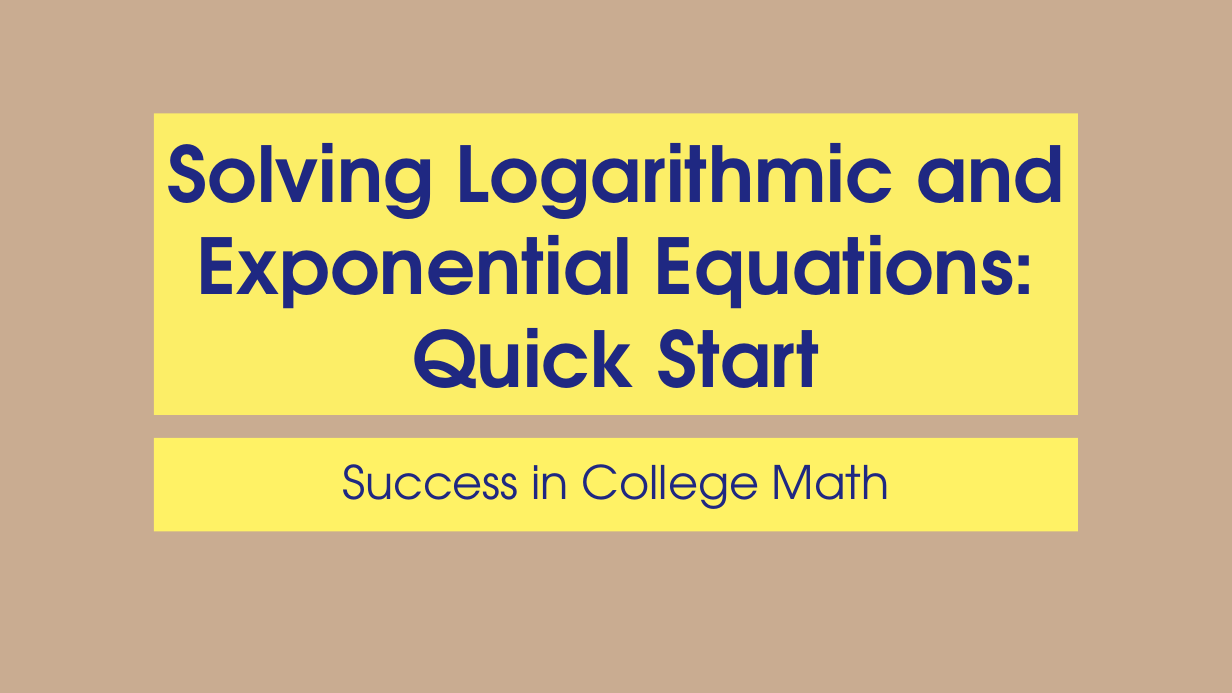
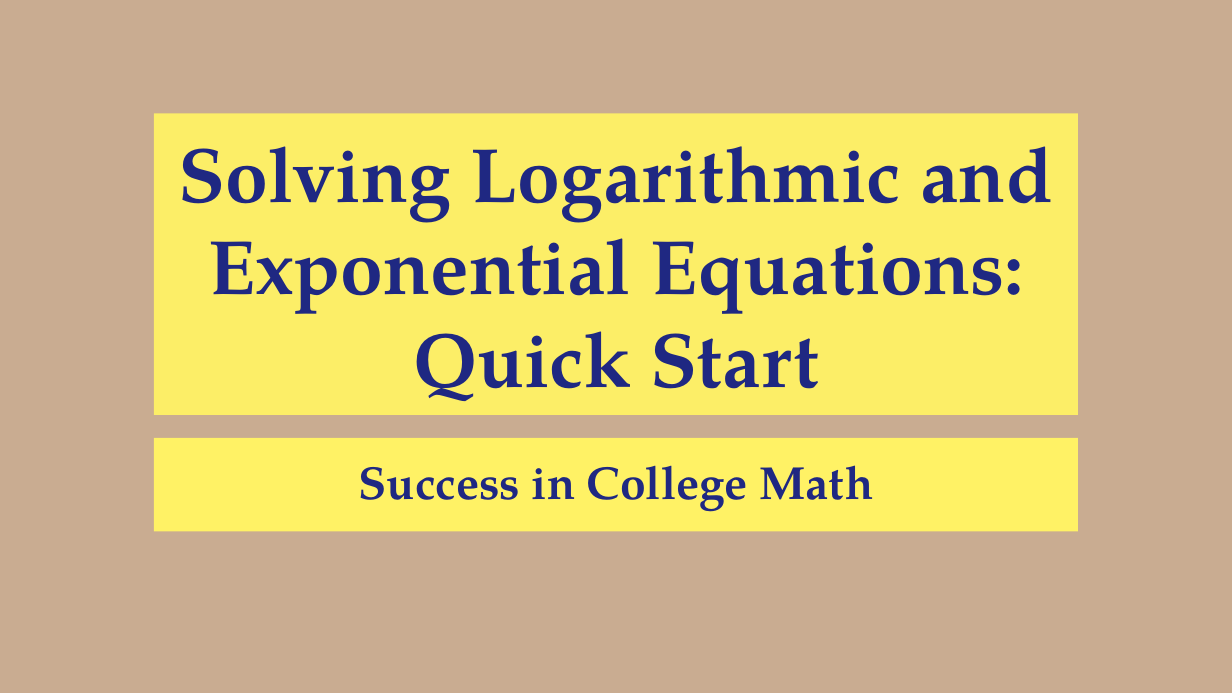
Before and after one commit to Prof-Sears/prof-sears.github.io, a slide deck: slide 1 of video_documents/logarithmic_equations/logarithmic_equations.pptx. Drawn at 1232x693 pixels with LibreOffice and Linux fonts; fonts in the diff are those of the drawing. Boxes give left, top, right and bottom in pixels: in the first picture for what was removed or moved away, otherwise in the second. Text is boxed around its words. In the diff, an @@ line names an element or a change of style, - is before the commit and + after.

```diff
--- a/video_documents/logarithmic_equations/logarithmic_equations.pptx
+++ b/video_documents/logarithmic_equations/logarithmic_equations.pptx
@@ title "Solving Logarithmic and Exponential Equations: ..." at bbox=[154, 114, 1079, 415]: font TeX Gyre Adventor to TeX Gyre Pagella @@
@@ subtitle "Success in College Math" at bbox=[154, 438, 1079, 531]: font TeX Gyre Adventor to TeX Gyre Pagella, bold on @@
```
Also in this commit, not shown: 21 other slides changed, 1 other file.
